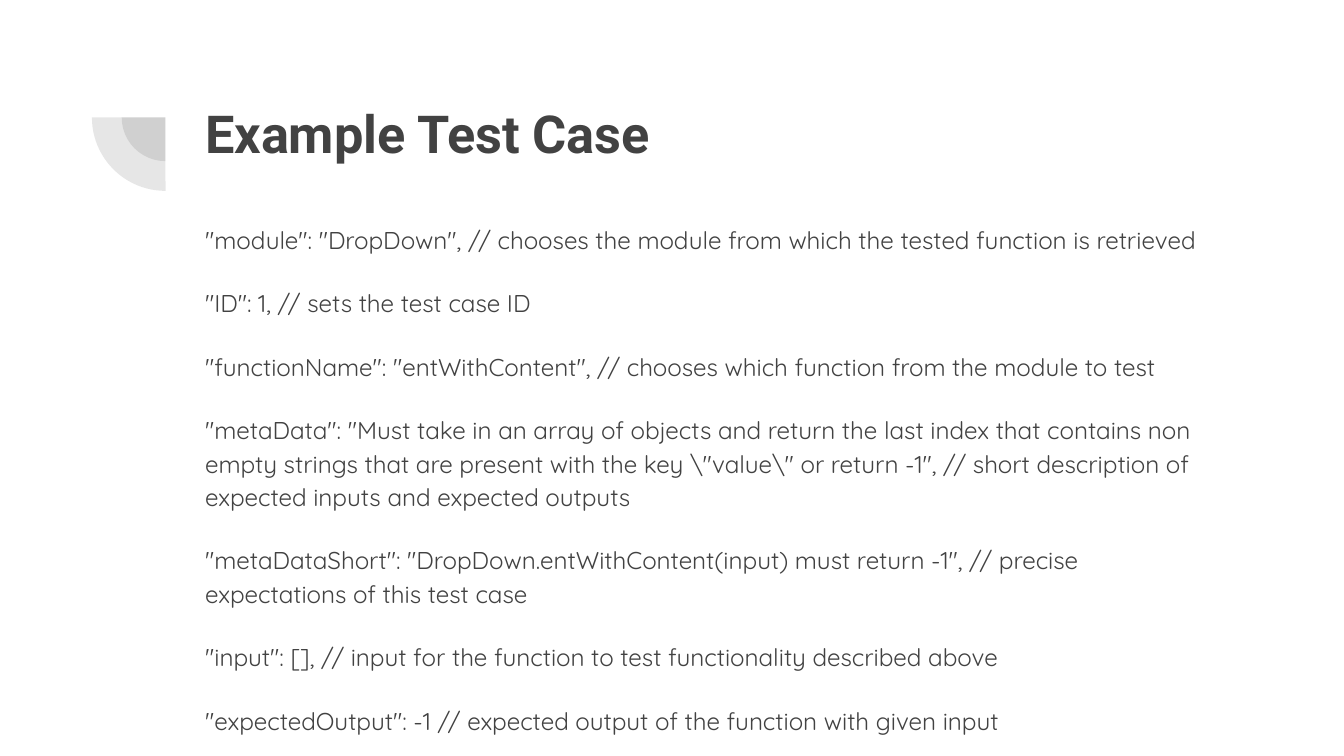
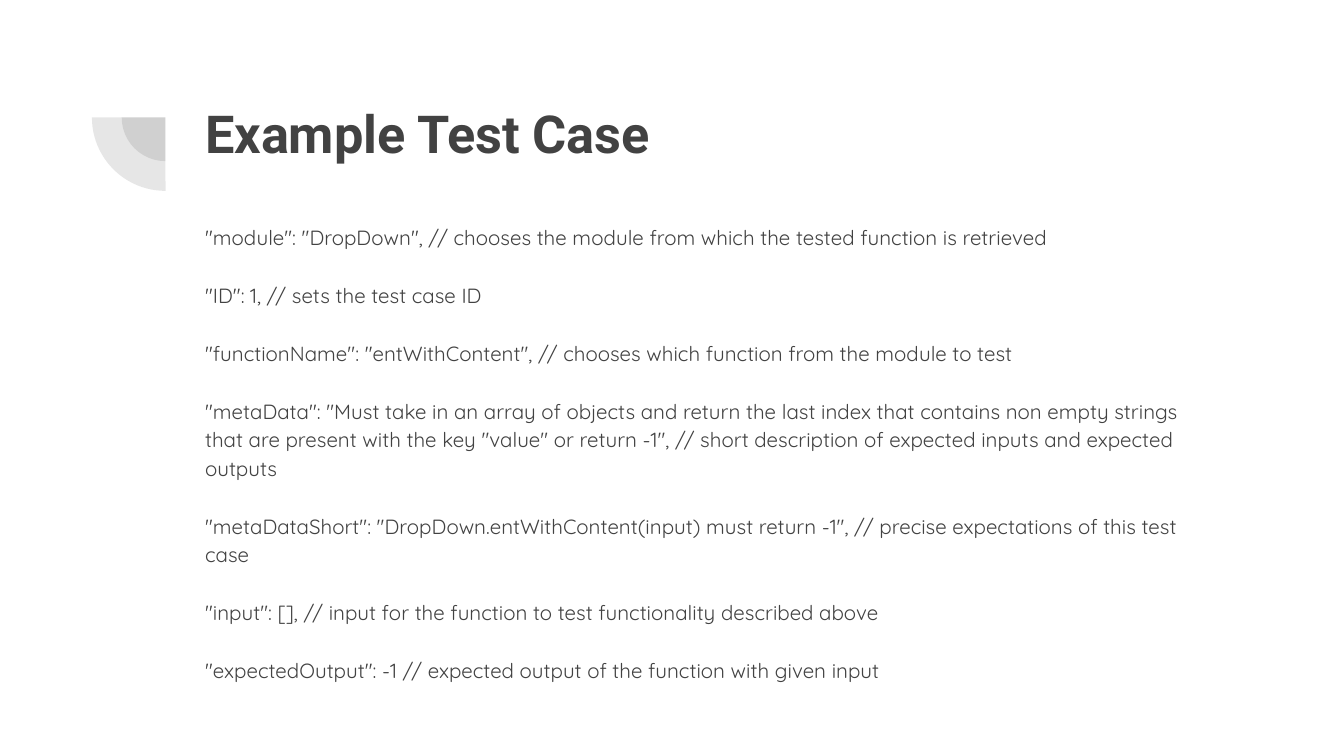
Before and after one commit to csci-362-01-2020/Best-Team, a slide deck: slide 8 of Best-Team_presentation.pptx (slide 7 before the commit). Drawn at 1344x756 pixels with LibreOffice and Linux fonts; fonts in the diff are those of the drawing. Boxes give left, top, right and bottom in pixels: in the first picture for what was removed or moved away, otherwise in the second. Text is boxed around its words. In the diff, an @@ line names an element or a change of style, - is before the commit and + after.

```diff
--- a/Best-Team_presentation.pptx
+++ b/Best-Team_presentation.pptx
@@ text at (205, 230, 1177, 678): size 13 to 11 pt in ""module": "DropDown", // chooses the module from ...", ""ID": 1, // sets the test case ...", ""functionName": "entWithContent", // chooses which function  ...", ""metaDataShort": "DropDown.entWithContent(input) must return ..." and 2 more places @@
@@ text at (205, 404, 1177, 480): text changed; size 13 to 11 pt @@
-"metaData": "Must take in an array of objects and return the last index that contains non empty strings that are present with the key \"value\" or return -1", // short description of expected inputs and expected outputs
+"metaData": "Must take in an array of objects and return the last index that contains non empty strings that are present with the key "value" or return -1", // short description of expected inputs and expected outputs
```
Also in this commit, not shown: 1 other slide changed, 3 slides added, 1 slide removed, 1 other file.
